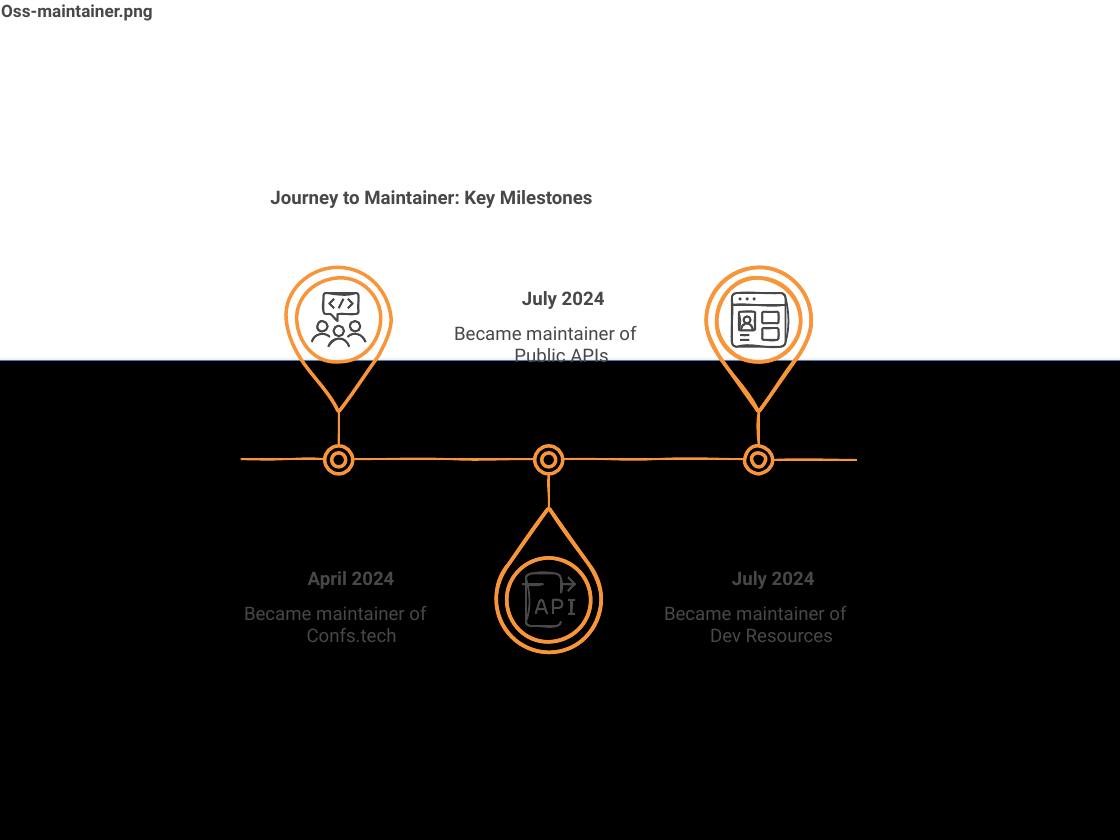
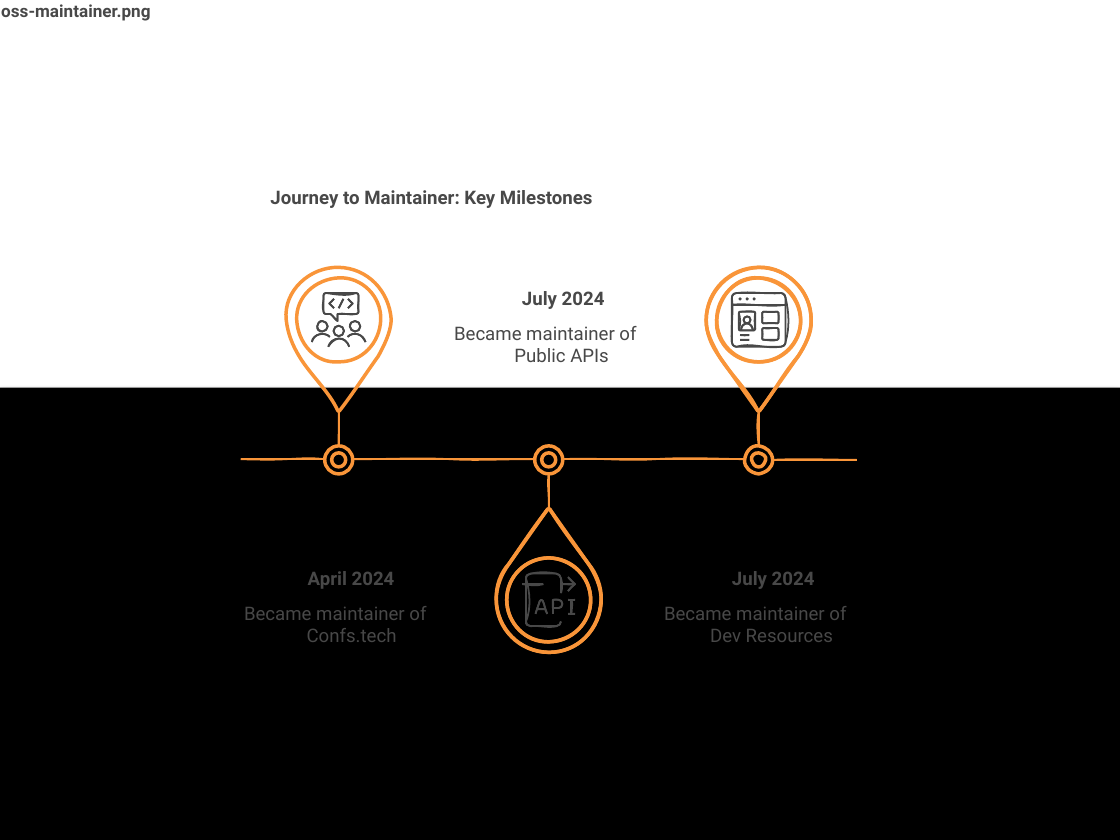
Before and after one commit to JuanPabloDiaz/jpdiaz, a slide deck: slide 13 of src/assets/images/blog/blog-images.pptx (slide 12 before the commit). Drawn at 1120x840 pixels with LibreOffice and Linux fonts; fonts in the diff are those of the drawing. Boxes give left, top, right and bottom in pixels: in the first picture for what was removed or moved away, otherwise in the second. Text is boxed around its words. In the diff, an @@ line names an element or a change of style, - is before the commit and + after.

```diff
--- a/src/assets/images/blog/blog-images.pptx
+++ b/src/assets/images/blog/blog-images.pptx
@@ text at box(1, 4, 150, 21): text changed @@
-Oss-maintainer.png
+oss-maintainer.png
@@ rectangle removed at box(0, 361, 1120, 840) @@
@@ rectangle added at box(0, 388, 1120, 840), fill #000000 @@
```
Also in this commit, not shown: 11 other slides changed, 25 slides added, 27 other files.
